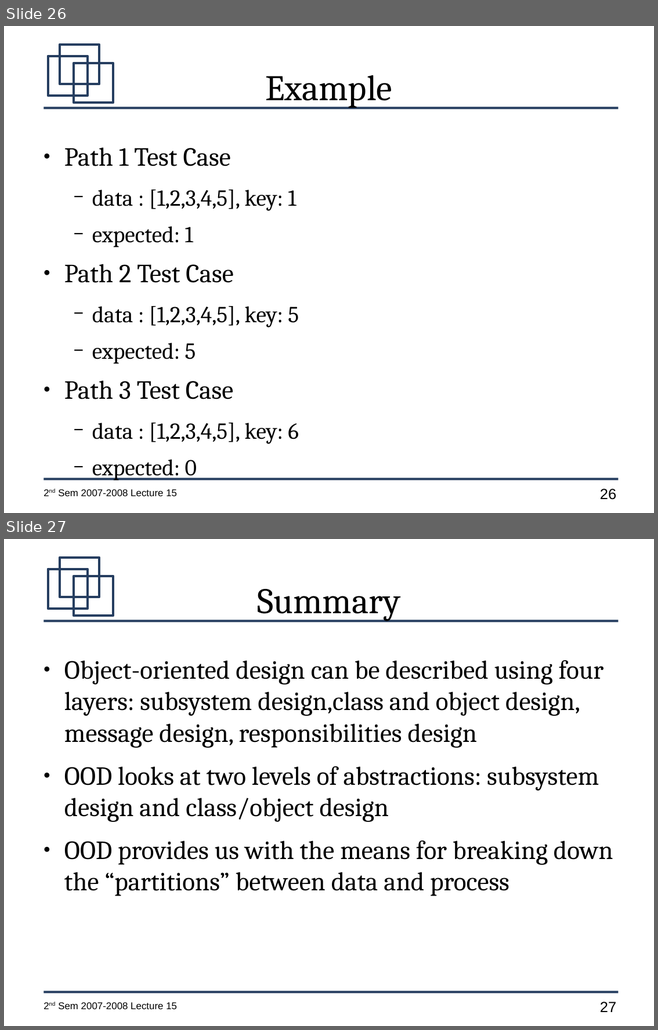
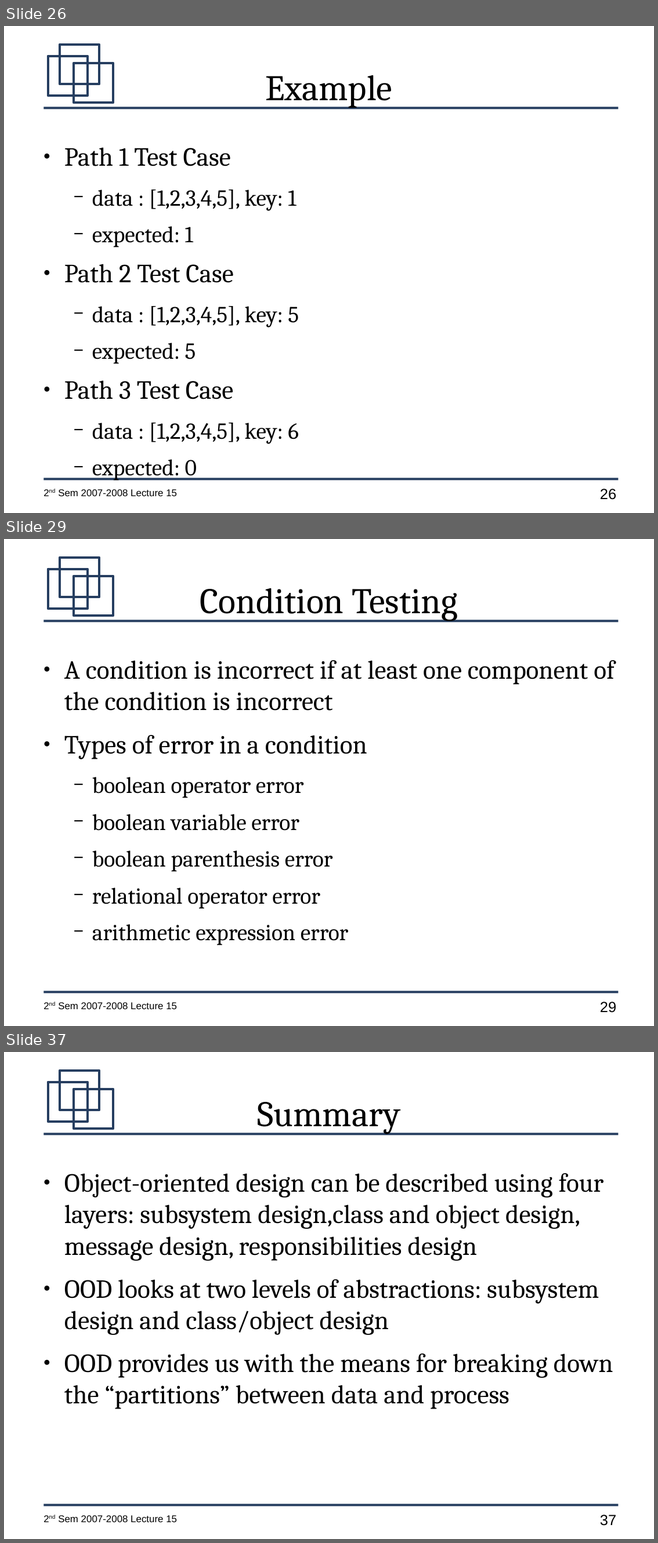
Before and after one commit to jachermocilla/jach-homepage, a slide deck: CMSC128-2nd-Sem-2007-L15.odp. Shown one above the other, each under a label of ours: slides 26 and 27 before the commit, slides 26, 29 and 37 after it; the slides between them are not shown. The pictures are 658x1030 and 658x1543 pixels, drawn with LibreOffice and Linux fonts; fonts in the diff are those of the drawing. Boxes give left, top, right and bottom in pixels: in the first picture for what was removed or moved away, otherwise in the second. Text is boxed around its words. In the diff, an @@ line names an element or a change of style, - is before the commit and + after.

```diff
--- a/CMSC128-2nd-Sem-2007-L15.odp
+++ b/CMSC128-2nd-Sem-2007-L15.odp
@@ slide 29 added at (4, 539, 654, 1026), background #FFFFFF; not listed: 7 template elements that a slide beside it also shows @@
@@ title added at (200, 588, 457, 621), 44 pt, text #000000 @@
+Condition Testing
@@ text added at (64, 660, 614, 946), 28 pt, text #000000 @@
+● A condition is incorrect if at least one component of the condition is incorrect
+● Types of error in a condition
+  − boolean operator error
+  − boolean variable error
+  − boolean parenthesis error
+  − relational operator error
+  − arithmetic expression error
@@ what was slide 27 is now slide 37 @@
@@ page number at (600, 1515, 616, 1526): text changed @@
-27
+37
```
Also in this commit, not shown: 9 other slides added.
